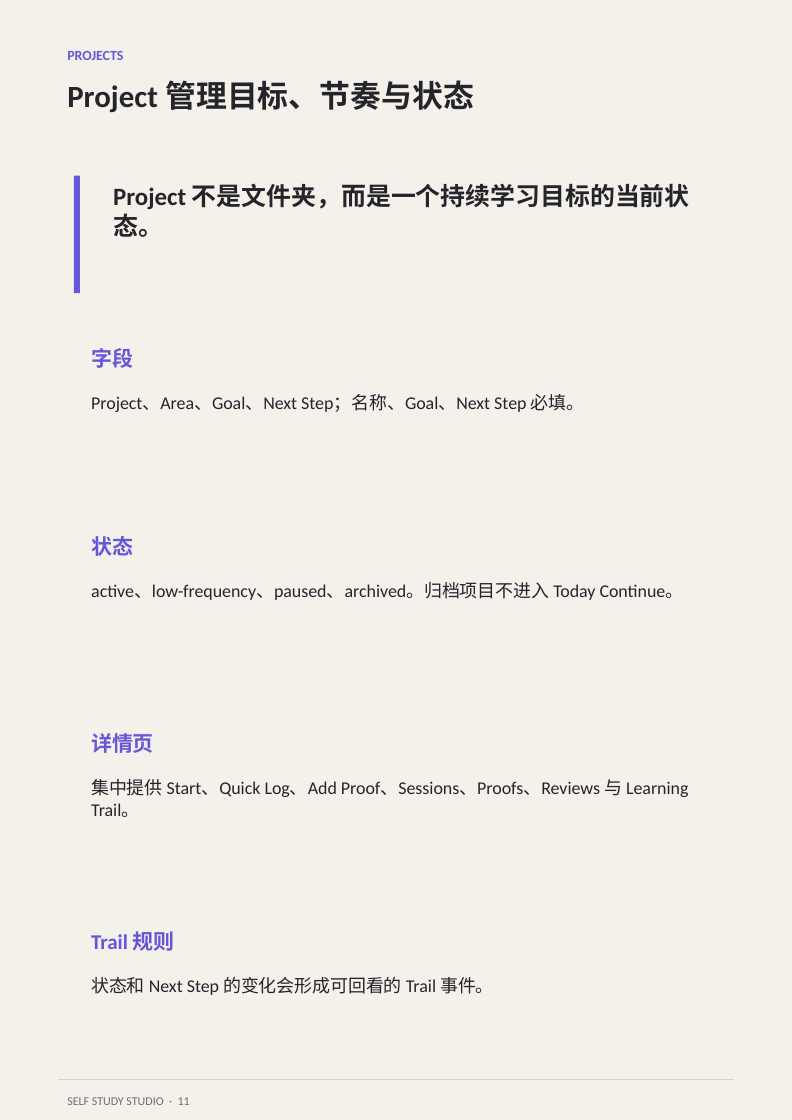
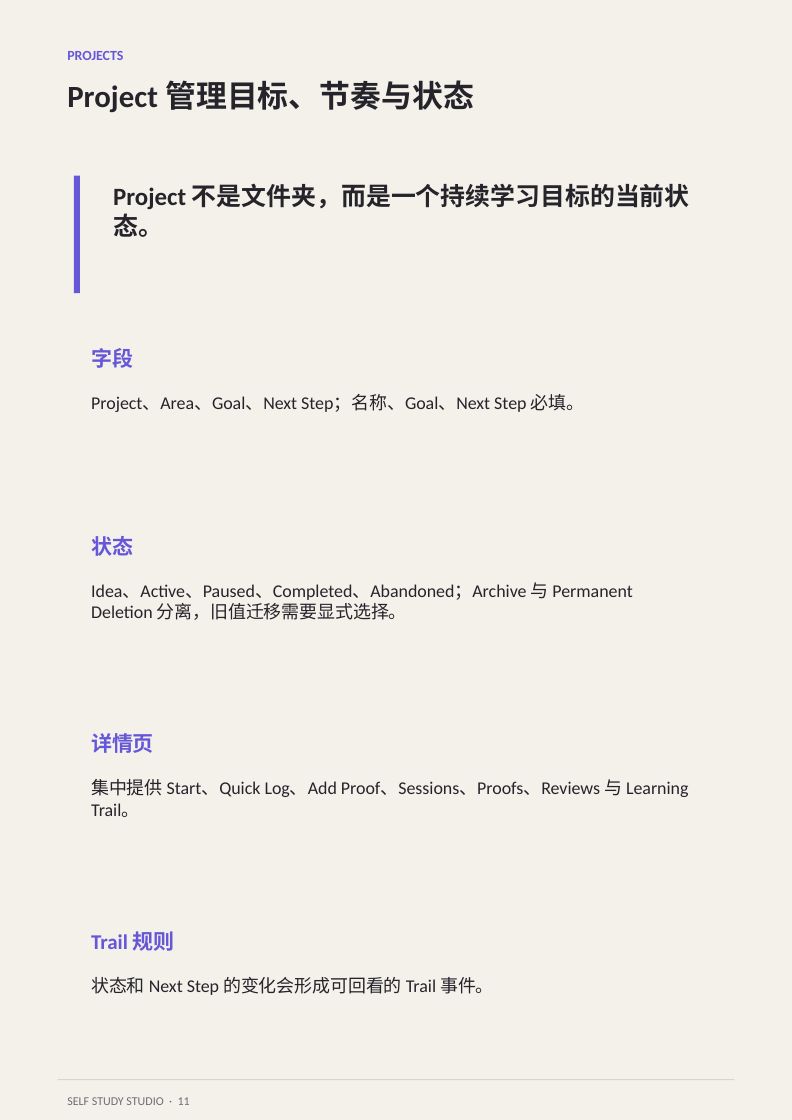
Before and after one commit to Panhe-C/self-study-studio, a slide deck: slide 11 of docs/product-guide/self-study-studio-product-guide-a4.pptx. Drawn at 792x1120 pixels with LibreOffice and Linux fonts; fonts in the diff are those of the drawing. Boxes give left, top, right and bottom in pixels: in the first picture for what was removed or moved away, otherwise in the second. Text is boxed around its words. In the diff, an @@ line names an element or a change of style, - is before the commit and + after.

```diff
--- a/docs/product-guide/self-study-studio-product-guide-a4.pptx
+++ b/docs/product-guide/self-study-studio-product-guide-a4.pptx
@@ text at box(91, 582, 632, 620): text changed @@
-active、low-frequency、paused、archived。归档项目不进入 Today Continue。
+Idea、Active、Paused、Completed、Abandoned；Archive 与 Permanent Deletion 分离，旧值迁移需要显式选择。
```
Also in this commit, not shown: 15 other slides changed, 40 other files.
